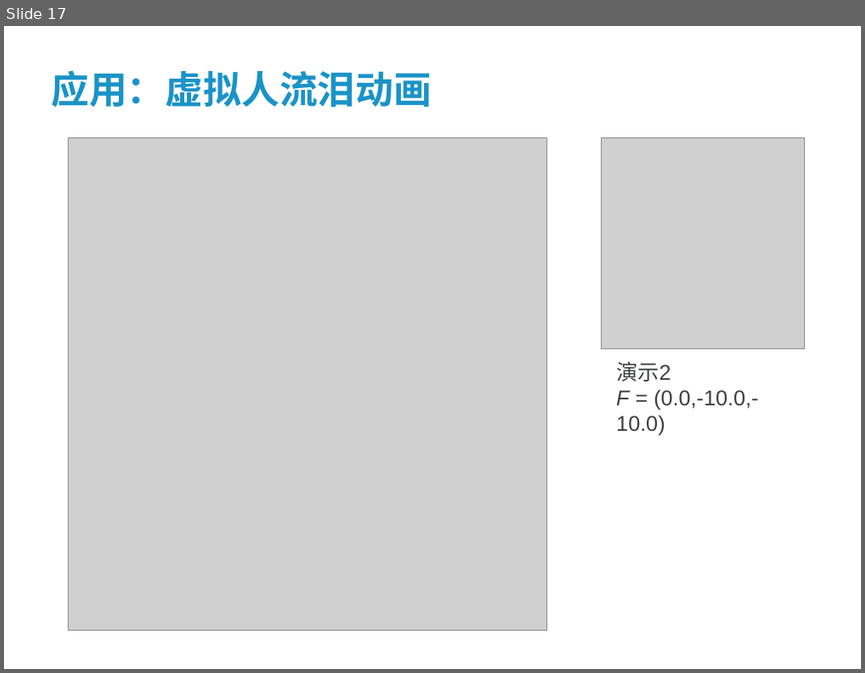
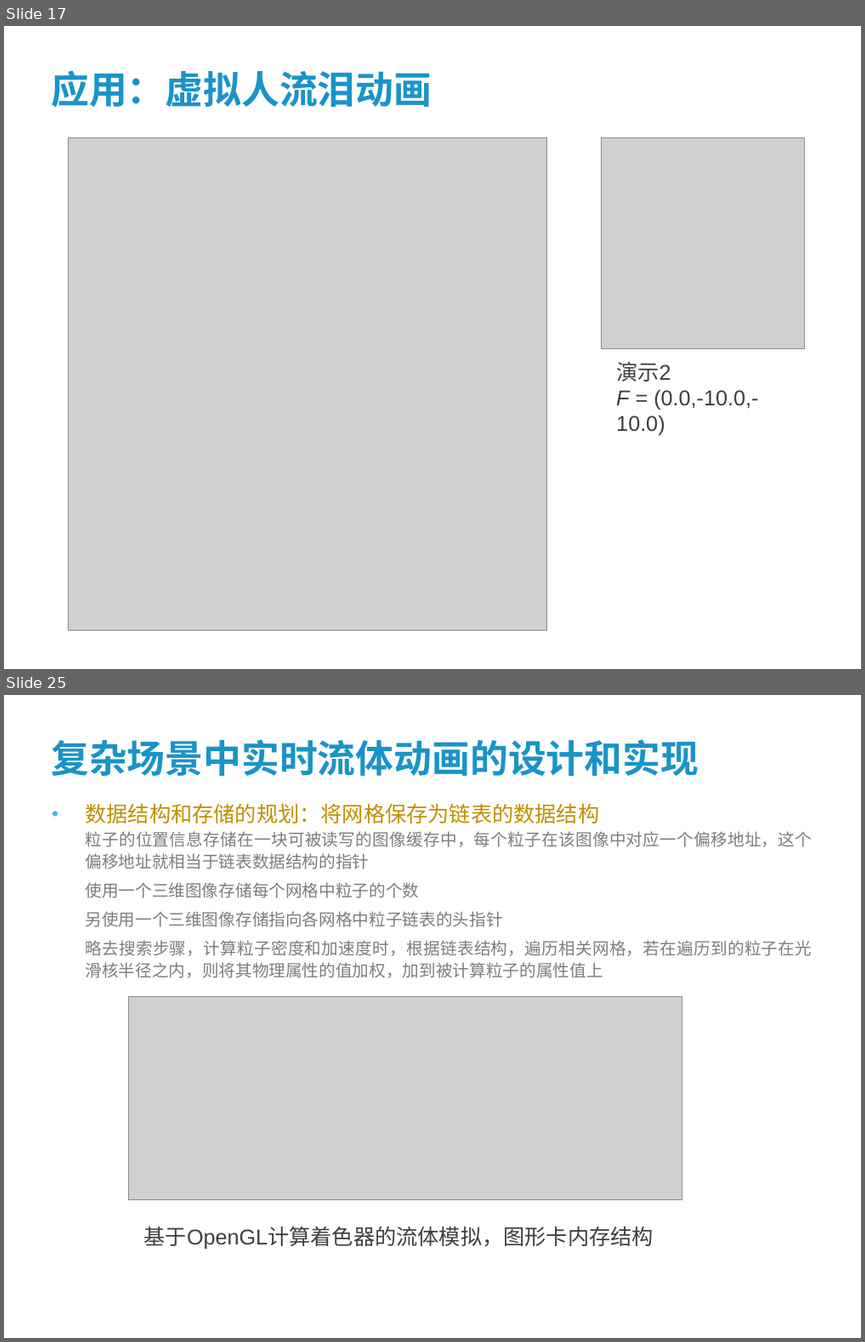
Before and after one commit to wsxmm1153/dissertation, a slide deck: paper/答辩讲稿.ppt. Shown one above the other, each under a label of ours: slide 17 before the commit, slides 17 and 25 after it; the slides between them are not shown. The pictures are 865x673 and 865x1342 pixels, drawn with LibreOffice and Linux fonts; fonts in the diff are those of the drawing; grey boxes stand for pictures; background and template pictures are left out. Boxes give left, top, right and bottom in pixels: in the first picture for what was removed or moved away, otherwise in the second. Text is boxed around its words. In the diff, an @@ line names an element or a change of style, - is before the commit and + after.

```diff
--- a/paper/答辩讲稿.ppt
+++ b/paper/答辩讲稿.ppt
@@ slide 25 added at (4,695,861,1338), background #FFFFFF @@
@@ title added at (51,739,698,776), 32 pt, text #1A93C8, bold @@
+复杂场景中实时流体动画的设计和实现
@@ text added at (85,803,812,978), 14 pt, text #7D7D7D @@
+• 数据结构和存储的规划：将网格保存为链表的数据结构
+    粒子的位置信息存储在一块可被读写的图像缓存中，每个粒子在该图像中对应一个偏移地址，这个偏移地址就相当于链表数据结构的指针
+    使用一个三维图像存储每个网格中粒子的个数
+    另使用一个三维图像存储指向各网格中粒子链表的头指针
+    略去搜索步骤，计算粒子密度和加速度时，根据链表结构，遍历相关网格，若在遍历到的粒子在光滑核半径之内，则将其物理属性的值加权，加到被计算粒子的属性值上
@@ picture added at (129,996,682,1199) @@
@@ text added at (144,1226,653,1249), 18 pt, text #3D3F41 @@
+基于OpenGL计算着色器的流体模拟，图形卡内存结构
```
Also in this commit, not shown: 9 slides changed, 17 other slides added, 1 slide removed, 2 other files.
